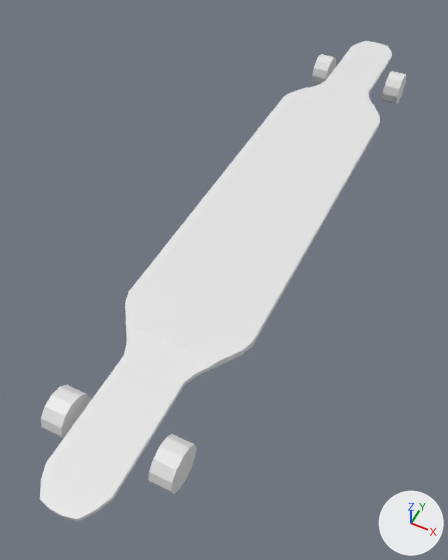
Two versions of the Blender file Assets/Models/Skateboard.blend, one commit apart.
Rendered twice from a 50 mm lens placed at (0.362, -0.948, 0.873), pointed at (-0.039, -0.146, -0.129). Every picture has the same lights, and +X, +Y and +Z are marked at lower right.

Script lines for the objects in view, before the commit:
```python
me_plane = bpy.data.meshes.new('Plane')
me_plane.from_pydata(...)  # 126 vertices, 146 faces; spans x -0.12..0.12, y -0.75..0.75, z 0.0..0.01
me_plane_001 = bpy.data.meshes.new('Plane.001')
me_plane_001.from_pydata(...)  # a 12-sided cylinder along x spanning x -0.02..0.02, y -0.04..0.04, z -0.04..0.04
me_plane_002 = bpy.data.meshes.new('Plane.002')
me_plane_002.from_pydata(...)  # a 12-sided cylinder along x spanning x -0.02..0.02, y -0.04..0.04, z -0.04..0.04
me_plane_003 = bpy.data.meshes.new('Plane.003')
me_plane_003.from_pydata(...)  # a 12-sided cylinder along x spanning x -0.02..0.02, y -0.04..0.04, z -0.04..0.04
me_plane_004 = bpy.data.meshes.new('Plane.004')
me_plane_004.from_pydata(...)  # a 12-sided cylinder along x spanning x -0.02..0.02, y -0.04..0.04, z -0.04..0.04
ob_board = bpy.data.objects.new('Board', me_plane)
ob_board.location = (0.0, 0.0, 0.0)
ob_wheelfrontleft = bpy.data.objects.new('WheelFrontLeft', me_plane_003)
ob_wheelfrontleft.location = (-0.1, 0.6, -0.03)
ob_wheelfrontleft.rotation_euler = (1.571, 0.0, 0.0)  # degrees (90, 0, 0)
ob_wheelfrontright = bpy.data.objects.new('WheelFrontRight', me_plane_002)
ob_wheelfrontright.location = (0.1, 0.6, -0.03)
ob_wheelfrontright.rotation_euler = (1.571, 0.0, 0.0)  # degrees (90, 0, 0)
ob_wheelrearleft = bpy.data.objects.new('WheelRearLeft', me_plane_001)
ob_wheelrearleft.location = (-0.1, -0.6, -0.03)
ob_wheelrearleft.rotation_euler = (1.571, 0.0, 0.0)  # degrees (90, 0, 0)
ob_wheelrearright = bpy.data.objects.new('WheelRearRight', me_plane_004)
ob_wheelrearright.location = (0.1, -0.6, -0.03)
ob_wheelrearright.rotation_euler = (1.571, 0.0, 0.0)  # degrees (90, 0, 0)
```
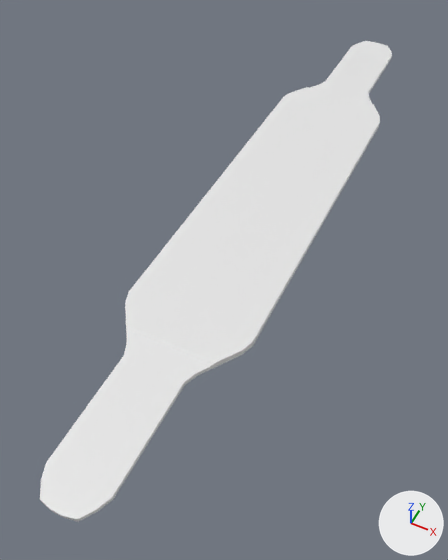
Where the change shows, as pixel boxes (x1, y1, x2, y2) in the pictures (448 x 560 px):
'WheelRearRight', deleted
    before: (148, 434, 197, 494)
'WheelRearLeft', deleted
    before: (41, 385, 91, 439)
'WheelFrontRight', deleted
    before: (382, 71, 407, 105)
'WheelFrontLeft', deleted
    before: (312, 54, 336, 85)

The change in detail:
Object 'WheelRearRight' (ob_wheelrearright) is deleted.
Object 'WheelFrontLeft' (ob_wheelfrontleft) is deleted.
Object 'WheelFrontRight' (ob_wheelfrontright) is deleted.
Object 'WheelRearLeft' (ob_wheelrearleft) is deleted.
